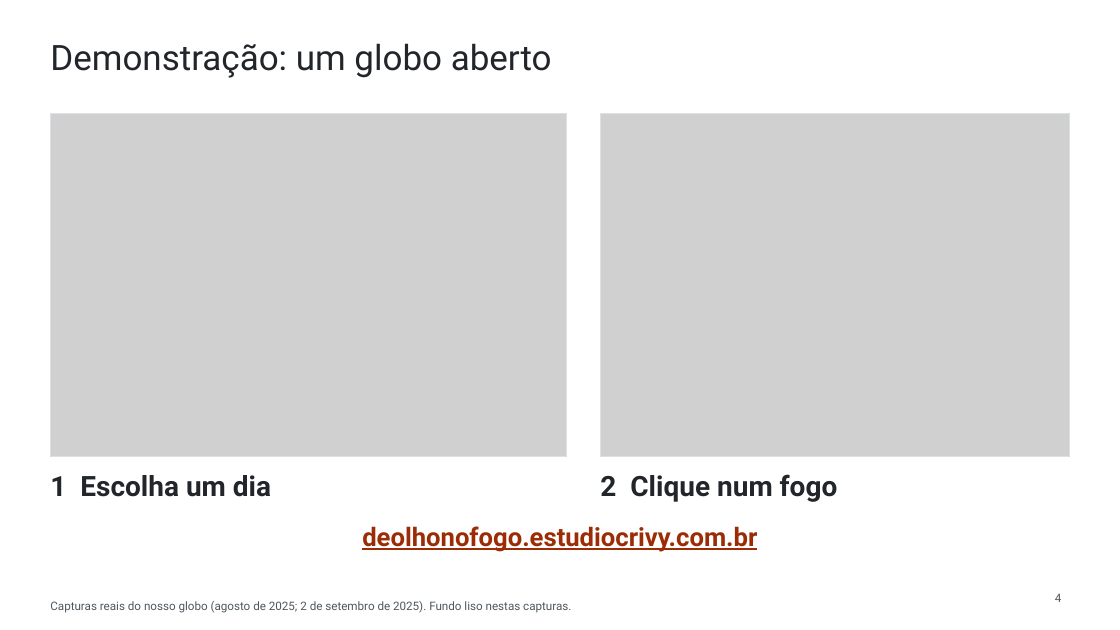
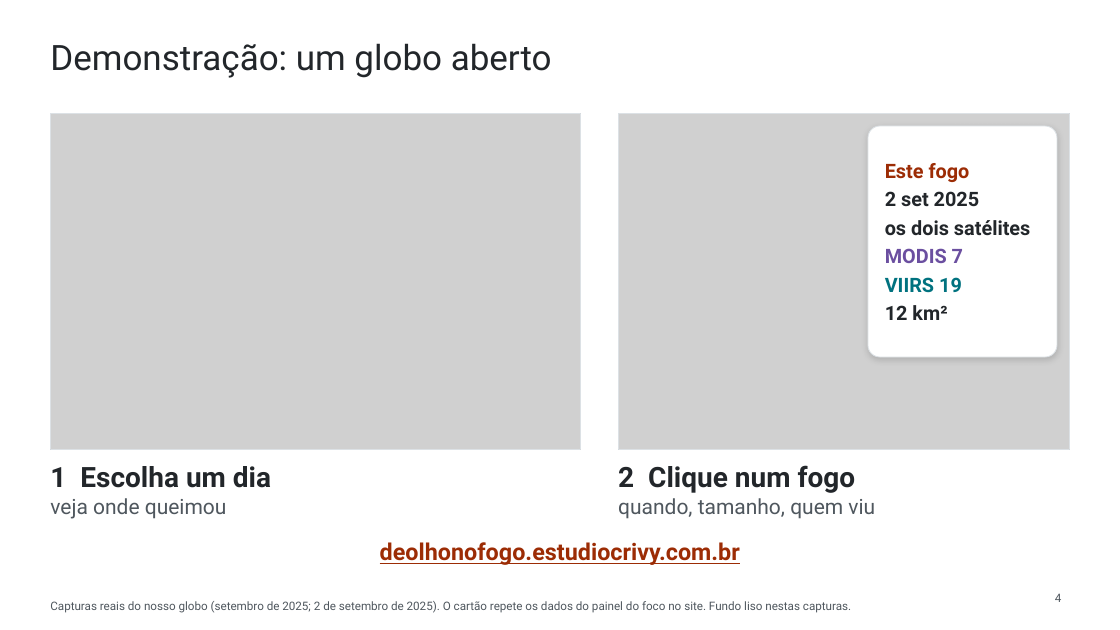
Before and after one commit to WednyFernandes/de-olho-no-fogo, a slide deck: slide 4 of public/apresentacao/de-olho-no-fogo-space-apps-2026-pt.pptx. Drawn at 1120x630 pixels with LibreOffice and Linux fonts; fonts in the diff are those of the drawing; grey boxes stand for pictures. Boxes give left, top, right and bottom in pixels: in the first picture for what was removed or moved away, otherwise in the second. Text is boxed around its words. In the diff, an @@ line names an element or a change of style, - is before the commit and + after.

```diff
--- a/public/apresentacao/de-olho-no-fogo-space-apps-2026-pt.pptx
+++ b/public/apresentacao/de-olho-no-fogo-space-apps-2026-pt.pptx
@@ picture: place and size @@
-picture at bbox=[50, 113, 567, 456]
+picture at bbox=[50, 113, 581, 450]
@@ rectangle: place and size @@
-rectangle at bbox=[50, 113, 567, 456]
+rectangle at bbox=[50, 113, 581, 450]
@@ picture: place and size @@
-picture at bbox=[601, 113, 1070, 456]
+picture at bbox=[618, 113, 1070, 450]
@@ rectangle: place and size @@
-rectangle at bbox=[601, 113, 1070, 456]
+rectangle at bbox=[618, 113, 1070, 450]
@@ rounded rectangle added at bbox=[868, 126, 1057, 357], fill #FFFFFF, outline #DCE1E5 0.75 pt @@
@@ text added at bbox=[885, 163, 1030, 320], 17 pt, text #22262A, bold @@
+Este fogo
+2 set 2025
+os dois satélites
+MODIS 7
+VIIRS 19
+12 km²
@@ text "1 Escolha um dia": place and size @@
-text "1 Escolha um dia" at bbox=[50, 475, 271, 497]
+text "1 Escolha um dia" at bbox=[50, 466, 271, 519]
@@ text "2 Clique num fogo": place and size @@
-text "2 Clique num fogo" at bbox=[600, 474, 838, 502]
+text "2 Clique num fogo" at bbox=[618, 465, 875, 519]
@@ text at bbox=[50, 498, 227, 519]: paragraph added @@
+veja onde queimou
@@ text at bbox=[618, 498, 875, 519]: paragraph added @@
+quando, tamanho, quem viu
@@ text "deolhonofogo.estudiocrivy.com.br": place and size @@
-text "deolhonofogo.estudiocrivy.com.br" at bbox=[362, 526, 757, 552]
+text "deolhonofogo.estudiocrivy.com.br" at bbox=[380, 542, 740, 565]
@@ text "deolhonofogo.estudiocrivy.com.br" at bbox=[380, 542, 740, 565]: size 22 to 20 pt @@
@@ text at bbox=[50, 601, 851, 613]: text changed @@
-Capturas reais do nosso globo (agosto de 2025; 2 de setembro de 2025). Fundo liso nestas capturas.
+Capturas reais do nosso globo (setembro de 2025; 2 de setembro de 2025). O cartão repete os dados do painel do foco no site. Fundo liso nestas capturas.
```
Also in this commit, not shown: 6 other files.
